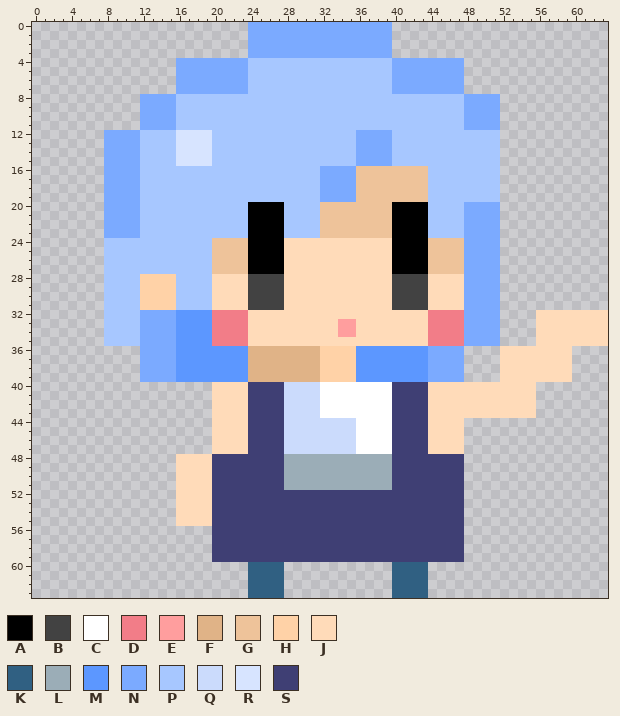
Pixel-art sprite -- Resource/player.png. Above, as it was before the edit.
The file is 64x64 pixels.
Palette (. is transparent): A #000000  B #424242  C #ffffff  D #f27d88  E #ff9e9e  F #e0b387  G #eec39a  H #ffd2a7  J #ffdbb9  K #306082  L #9badb7  M #5c97ff  N #7baaff  P #a7c7ff  Q #cbdbfc  R #d7e4ff  S #3f3f74
Pixels before, first column x 8:
 0 ................NNNNNNNNNNNNNNNN........................
 1 ................NNNNNNNNNNNNNNNN........................
 2 ................NNNNNNNNNNNNNNNN........................
 3 ................NNNNNNNNNNNNNNNN........................
 4 ........NNNNNNNNPPPPPPPPPPPPPPPPNNNNNNNN................
 5 ........NNNNNNNNPPPPPPPPPPPPPPPPNNNNNNNN................
 6 ........NNNNNNNNPPPPPPPPPPPPPPPPNNNNNNNN................
 7 ........NNNNNNNNPPPPPPPPPPPPPPPPNNNNNNNN................
 8 ....NNNNPPPPPPPPPPPPPPPPPPPPPPPPPPPPPPPPNNNN............
 9 ....NNNNPPPPPPPPPPPPPPPPPPPPPPPPPPPPPPPPNNNN............
10 ....NNNNPPPPPPPPPPPPPPPPPPPPPPPPPPPPPPPPNNNN............
11 ....NNNNPPPPPPPPPPPPPPPPPPPPPPPPPPPPPPPPNNNN............
12 NNNNPPPPRRRRPPPPPPPPPPPPPPPPNNNNPPPPPPPPPPPP............
13 NNNNPPPPRRRRPPPPPPPPPPPPPPPPNNNNPPPPPPPPPPPP............
14 NNNNPPPPRRRRPPPPPPPPPPPPPPPPNNNNPPPPPPPPPPPP............
15 NNNNPPPPRRRRPPPPPPPPPPPPPPPPNNNNPPPPPPPPPPPP............
16 NNNNPPPPPPPPPPPPPPPPPPPPNNNNGGGGGGGGPPPPPPPP............
17 NNNNPPPPPPPPPPPPPPPPPPPPNNNNGGGGGGGGPPPPPPPP............
18 NNNNPPPPPPPPPPPPPPPPPPPPNNNNGGGGGGGGPPPPPPPP............
19 NNNNPPPPPPPPPPPPPPPPPPPPNNNNGGGGGGGGPPPPPPPP............
20 NNNNPPPPPPPPPPPPAAAAPPPPGGGGGGGGAAAAPPPPNNNN............
21 NNNNPPPPPPPPPPPPAAAAPPPPGGGGGGGGAAAAPPPPNNNN............
22 NNNNPPPPPPPPPPPPAAAAPPPPGGGGGGGGAAAAPPPPNNNN............
23 NNNNPPPPPPPPPPPPAAAAPPPPGGGGGGGGAAAAPPPPNNNN............
24 PPPPPPPPPPPPGGGGAAAAJJJJJJJJJJJJAAAAGGGGNNNN............
25 PPPPPPPPPPPPGGGGAAAAJJJJJJJJJJJJAAAAGGGGNNNN............
26 PPPPPPPPPPPPGGGGAAAAJJJJJJJJJJJJAAAAGGGGNNNN............
27 PPPPPPPPPPPPGGGGAAAAJJJJJJJJJJJJAAAAGGGGNNNN............
28 PPPPHHHHPPPPJJJJBBBBJJJJJJJJJJJJBBBBJJJJNNNN............
29 PPPPHHHHPPPPJJJJBBBBJJJJJJJJJJJJBBBBJJJJNNNN............
30 PPPPHHHHPPPPJJJJBBBBJJJJJJJJJJJJBBBBJJJJNNNN............
31 PPPPHHHHPPPPJJJJBBBBJJJJJJJJJJJJBBBBJJJJNNNN............
32 PPPPNNNNMMMMDDDDJJJJJJJJJJJJJJJJJJJJDDDDNNNN....JJJJJJJJ
33 PPPPNNNNMMMMDDDDJJJJJJJJJJEEJJJJJJJJDDDDNNNN....JJJJJJJJ
34 PPPPNNNNMMMMDDDDJJJJJJJJJJEEJJJJJJJJDDDDNNNN....JJJJJJJJ
35 PPPPNNNNMMMMDDDDJJJJJJJJJJJJJJJJJJJJDDDDNNNN....JJJJJJJJ
36 ....NNNNMMMMMMMMFFFFFFFFHHHHMMMMMMMMNNNN....JJJJJJJJ....
37 ....NNNNMMMMMMMMFFFFFFFFHHHHMMMMMMMMNNNN....JJJJJJJJ....
38 ....NNNNMMMMMMMMFFFFFFFFHHHHMMMMMMMMNNNN....JJJJJJJJ....
39 ....NNNNMMMMMMMMFFFFFFFFHHHHMMMMMMMMNNNN....JJJJJJJJ....
40 ............JJJJSSSSQQQQCCCCCCCCSSSSJJJJJJJJJJJJ........
41 ............JJJJSSSSQQQQCCCCCCCCSSSSJJJJJJJJJJJJ........
42 ............JJJJSSSSQQQQCCCCCCCCSSSSJJJJJJJJJJJJ........
43 ............JJJJSSSSQQQQCCCCCCCCSSSSJJJJJJJJJJJJ........
44 ............JJJJSSSSQQQQQQQQCCCCSSSSJJJJ................
45 ............JJJJSSSSQQQQQQQQCCCCSSSSJJJJ................
46 ............JJJJSSSSQQQQQQQQCCCCSSSSJJJJ................
47 ............JJJJSSSSQQQQQQQQCCCCSSSSJJJJ................
48 ........JJJJSSSSSSSSLLLLLLLLLLLLSSSSSSSS................
49 ........JJJJSSSSSSSSLLLLLLLLLLLLSSSSSSSS................
50 ........JJJJSSSSSSSSLLLLLLLLLLLLSSSSSSSS................
51 ........JJJJSSSSSSSSLLLLLLLLLLLLSSSSSSSS................
52 ........JJJJSSSSSSSSSSSSSSSSSSSSSSSSSSSS................
53 ........JJJJSSSSSSSSSSSSSSSSSSSSSSSSSSSS................
54 ........JJJJSSSSSSSSSSSSSSSSSSSSSSSSSSSS................
55 ........JJJJSSSSSSSSSSSSSSSSSSSSSSSSSSSS................
56 ............SSSSSSSSSSSSSSSSSSSSSSSSSSSS................
57 ............SSSSSSSSSSSSSSSSSSSSSSSSSSSS................
58 ............SSSSSSSSSSSSSSSSSSSSSSSSSSSS................
59 ............SSSSSSSSSSSSSSSSSSSSSSSSSSSS................
60 ................KKKK............KKKK....................
61 ................KKKK............KKKK....................
62 ................KKKK............KKKK....................
63 ................KKKK............KKKK....................
And afterwards:
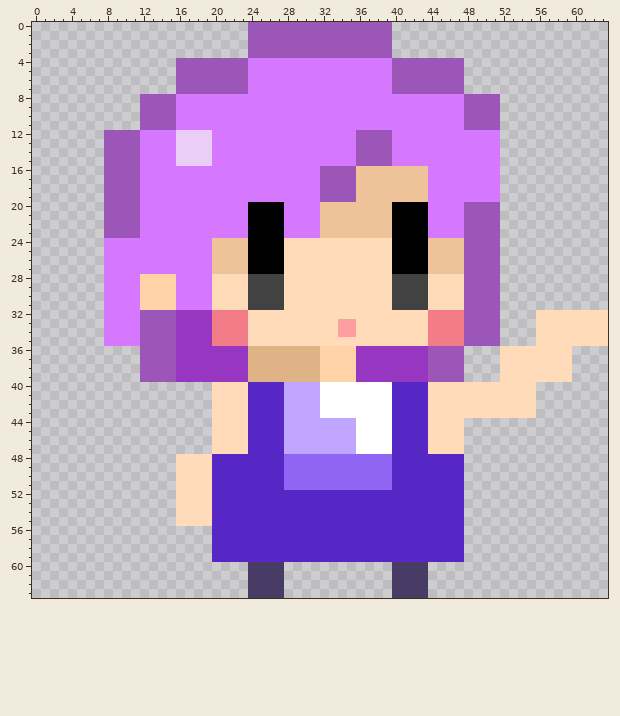
What changed:
colour K: #306082 -> #483c66
colour L: #9badb7 -> #9065f3
colour M: #5c97ff -> #9736c0
colour N: #7baaff -> #9b56b8
colour P: #a7c7ff -> #d677ff
colour Q: #cbdbfc -> #c0a6ff
colour R: #d7e4ff -> #ebcef7
colour S: #3f3f74 -> #5627c4
Changed places in both pictures, as pixel boxes (x1, y1, x2, y2):
changed: (104, 22, 500, 598)
